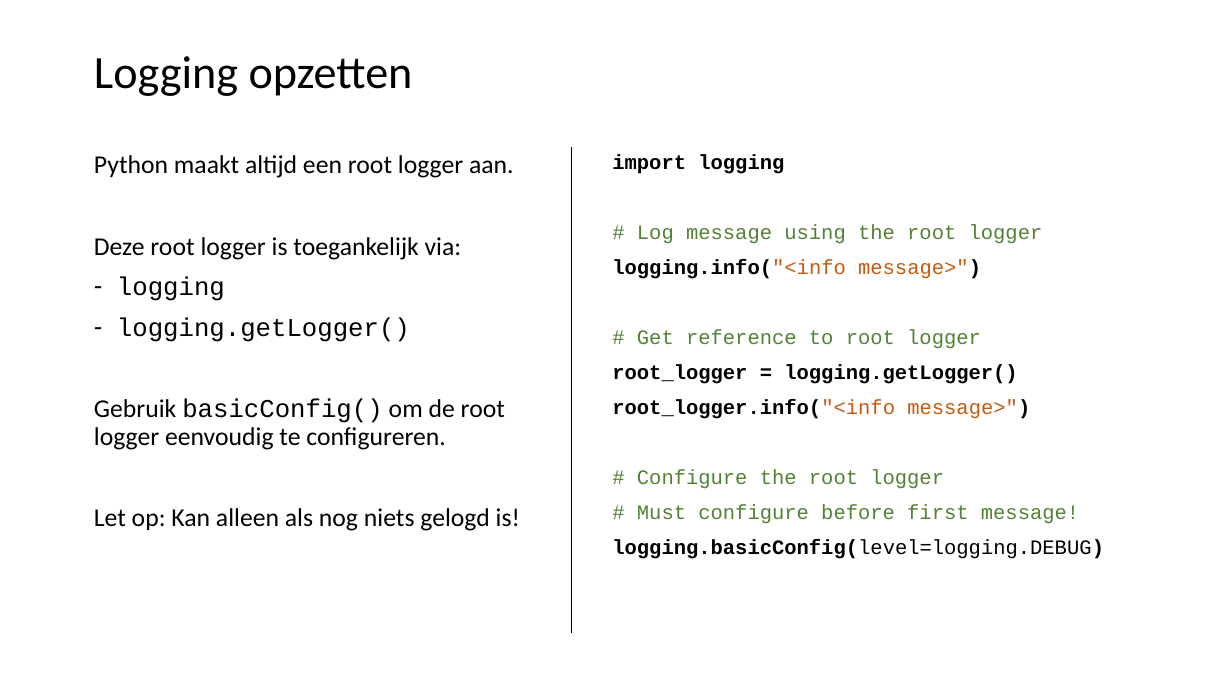
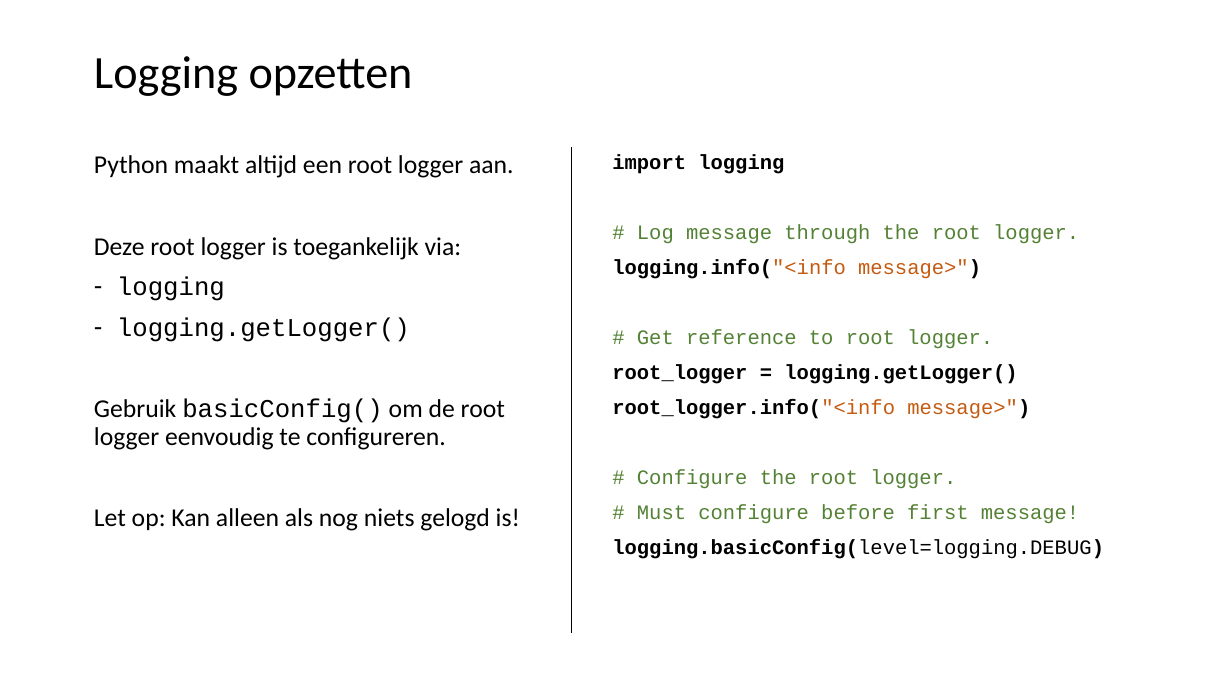
Before and after one commit to LFKoning/knowledge-sharing, a slide deck: slide 29 of python_course/2_production_code/python_cursus_2.pptx. Drawn at 1232x693 pixels with LibreOffice and Linux fonts; fonts in the diff are those of the drawing. Boxes give left, top, right and bottom in pixels: in the first picture for what was removed or moved away, otherwise in the second. Text is boxed around its words. In the diff, an @@ line names an element or a change of style, - is before the commit and + after.

```diff
--- a/python_course/2_production_code/python_cursus_2.pptx
+++ b/python_course/2_production_code/python_cursus_2.pptx
@@ text at [637, 224, 1079, 244]: text changed @@
-# Log message using the root logger
+# Log message through the root logger.
@@ text at [637, 329, 993, 349]: text changed @@
-# Get reference to root logger
+# Get reference to root logger.
@@ text at [637, 469, 956, 489]: text changed @@
-# Configure the root logger
+# Configure the root logger.
```
Also in this commit, not shown: 28 other slides changed, 20 other files.
